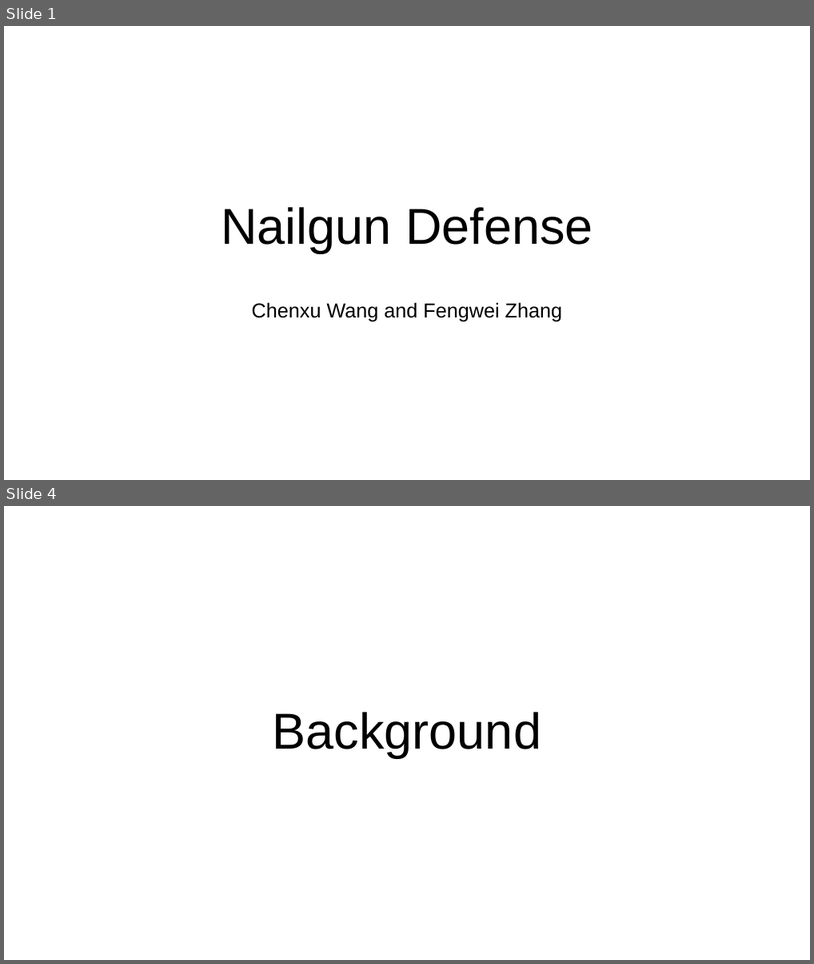
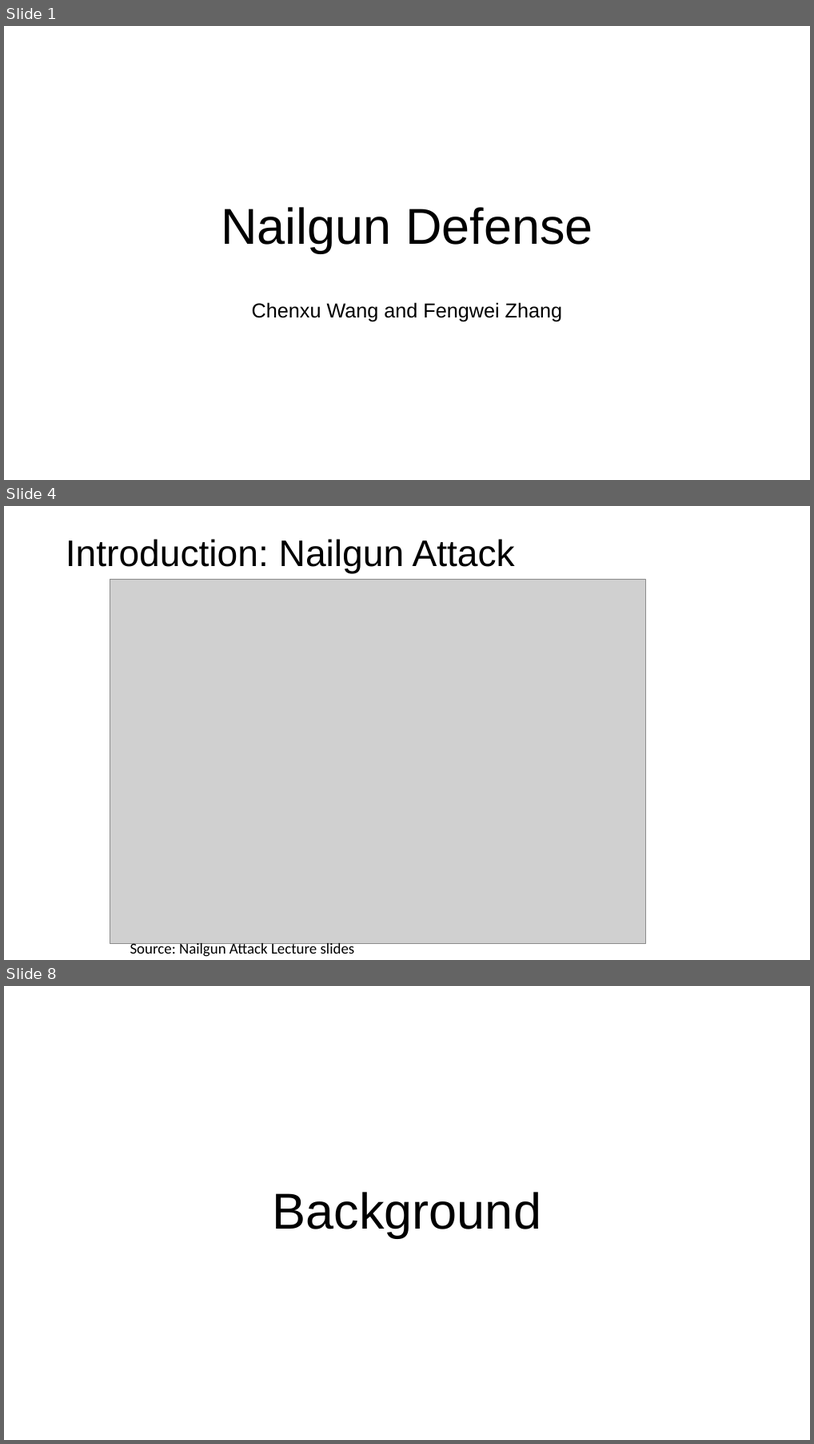
Before and after one commit to Compass-All/nailgun-teaching, a slide deck: defense-lab/NailgunDefense.pptx. Shown one above the other, each under a label of ours: slides 1 and 4 before the commit, slides 1, 4 and 8 after it; the slides between them are not shown. The pictures are 814x964 and 814x1444 pixels, drawn with LibreOffice and Linux fonts; fonts in the diff are those of the drawing; grey boxes stand for pictures; background and template pictures are left out. Boxes give left, top, right and bottom in pixels: in the first picture for what was removed or moved away, otherwise in the second. Text is boxed around its words. In the diff, an @@ line names an element or a change of style, - is before the commit and + after.

```diff
--- a/defense-lab/NailgunDefense.pptx
+++ b/defense-lab/NailgunDefense.pptx
@@ slide 4 added at <box>4,506,810,960</box>, background picture (left out) @@
@@ title added at <box>66,539,515,574</box>, 44 pt, text #000000 @@
+Introduction: Nailgun Attack
@@ picture added at <box>110,579,646,943</box> @@
@@ text added at <box>130,940,355,956</box>, 18 pt, text #000000 @@
+Source: Nailgun Attack Lecture slides
@@ what was slide 4 is now slide 8 @@
```
Also in this commit, not shown: 6 slides changed, 3 other slides added.
